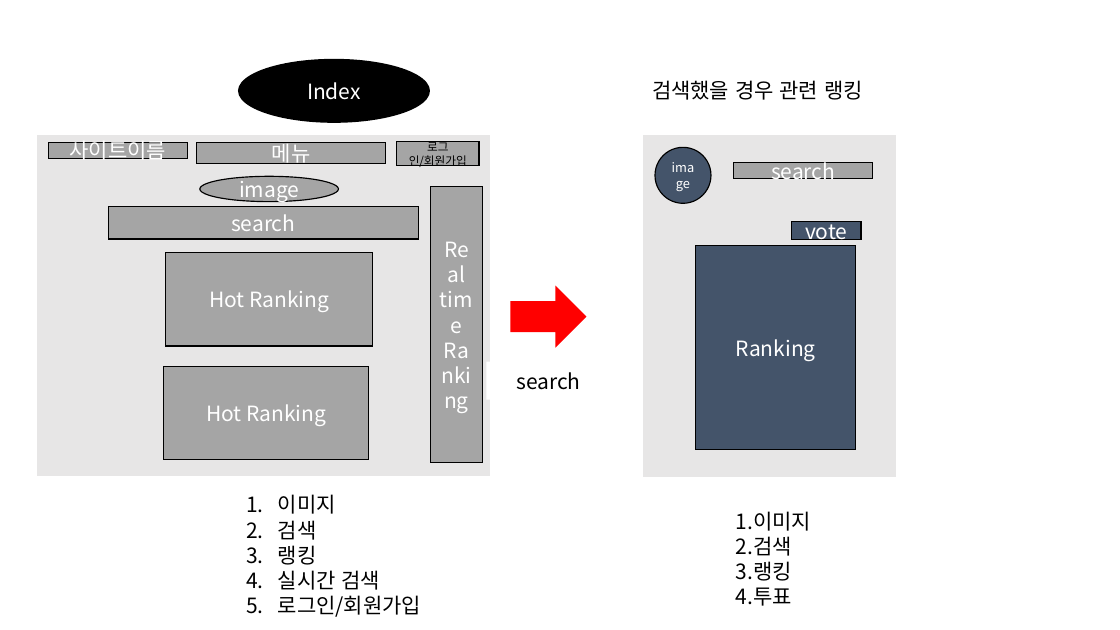
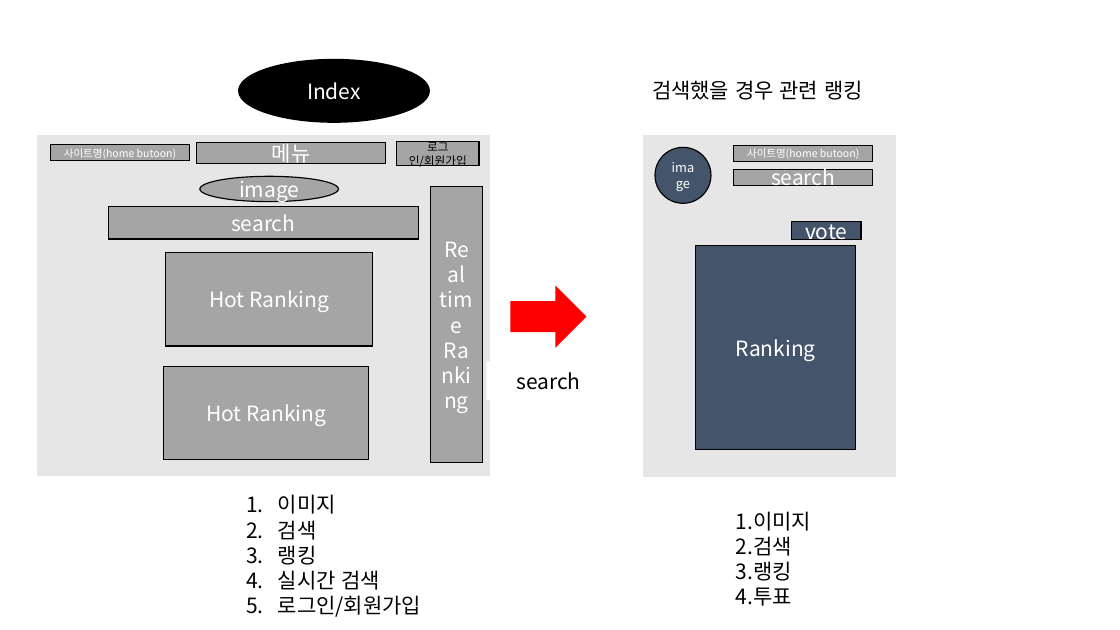
Before and after one commit to What-The-Pork/meeting-log, a slide deck: slide 1 of 5월20일 팀프로젝트 프로토타입.pptx. Drawn at 1120x630 pixels with LibreOffice and Linux fonts; fonts in the diff are those of the drawing. Boxes give left, top, right and bottom in pixels: in the first picture for what was removed or moved away, otherwise in the second. Text is boxed around its words. In the diff, an @@ line names an element or a change of style, - is before the commit and + after.

```diff
--- a/5월20일 팀프로젝트 프로토타입.pptx
+++ b/5월20일 팀프로젝트 프로토타입.pptx
@@ text in rectangle at (64,148,176,159): text changed; size 18 to 9 pt @@
-사이트이름
+사이트명(home butoon)
@@ rectangle added at (734,146,873,162), fill #A5A5A5, outline #000000 1 pt, 9 pt, text #FFFFFF @@
+사이트명(home butoon)
@@ rectangle "search": place and size @@
-rectangle "search" at (734,163,873,179)
+rectangle "search" at (734,170,873,186)
```
Also in this commit, not shown: 4 other slides changed, 1 slide added, 4 other files.
